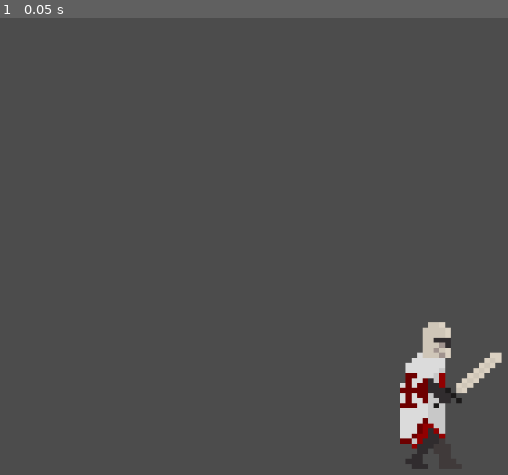
Above: before the commit, frame 1.
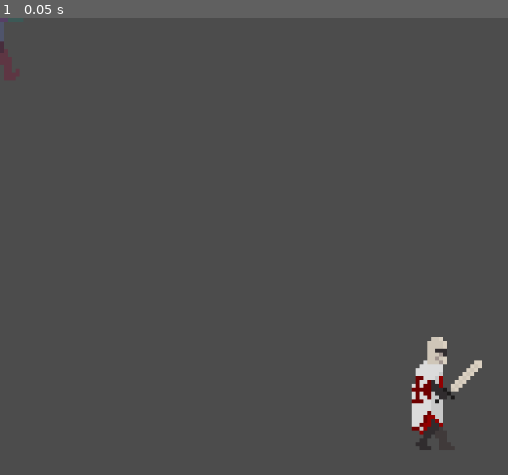
Above: after the commit, the same moment.

Repository: imav97/GMTK2021
Game: Godot game, scene res://Stage.tscn
Same seed, same stepped clock (60 frames per second), same inputs: the game is played once before the commit and once after it. The project has no main scene, so this scene is started directly.
Inputs:
- Up to frame 1 (0.05 s): no input

The runs differ from the first frame. In frame 1, 2.0% of the frame differs, in the area x 0-99%, y 0-99%.

Commit message:
Add TODOs

Diff:
--- a/gmtk2021/BaseZombie.gd
+++ b/gmtk2021/BaseZombie.gd
@@ -1,6 +1,7 @@
 extends KinematicBody2D
 
-const ACCELERATION: int = 1200
+const ACCELERATION: int = 5
+const DETECTION_RANGE: int = 60000
 
 var target: KinematicBody2D
 var is_chasing: bool = false
@@ -9,15 +10,6 @@
 	target = character
 
 func _physics_process(delta: float) -> void:
-	if is_chasing:
-		var direction: Vector2 = self.position.direction_to(target.position)
-		var speed: Vector2 = direction * ACCELERATION
-		move_and_slide(speed, Vector2.UP)
-
-
-func _on_PlayerDetection_body_entered(body: PhysicsBody2D) -> void:
-	is_chasing = true
-
-
-func _on_PlayerDetection_body_exited(body: PhysicsBody2D) -> void:
-	is_chasing = false
+	if self.position.distance_squared_to(target.position) < DETECTION_RANGE:
+		# TODO: Move towards target character
+		pass
--- a/gmtk2021/BaseZombie.tscn
+++ b/gmtk2021/BaseZombie.tscn
@@ -23,10 +23,8 @@
 "values": [ 0, 1, 2, 3 ]
 }
 
-[sub_resource type="CircleShape2D" id=3]
-radius = 32.0
-
 [node name="BaseZombie" type="KinematicBody2D"]
+scale = Vector2( 5, 5 )
 script = ExtResource( 1 )
 
 [node name="Sprite" type="Sprite" parent="."]
@@ -39,11 +37,3 @@
 
 [node name="AnimationPlayer" type="AnimationPlayer" parent="."]
 anims/walk = SubResource( 1 )
-
-[node name="PlayerDetection" type="Area2D" parent="."]
-collision_mask = 2
-
-[node name="CollisionShape2D" type="CollisionShape2D" parent="PlayerDetection"]
-shape = SubResource( 3 )
-[connection signal="body_entered" from="PlayerDetection" to="." method="_on_PlayerDetection_body_entered"]
-[connection signal="body_exited" from="PlayerDetection" to="." method="_on_PlayerDetection_body_exited"]
--- a/gmtk2021/KeyboardCharacter.tscn
+++ b/gmtk2021/KeyboardCharacter.tscn
@@ -24,6 +24,7 @@
 extents = Vector2( 5.93268, 15.9614 )
 
 [node name="KeyboardMovement" type="KinematicBody2D"]
+collision_layer = 2
 script = ExtResource( 1 )
 
 [node name="AnimationPlayer" type="AnimationPlayer" parent="."]
--- a/gmtk2021/MouseCharacter.gd
+++ b/gmtk2021/MouseCharacter.gd
@@ -19,7 +19,7 @@
 		var delta_y: float = final_mouse_position.y - initial_mouse_position.y
 
 		if abs(delta_x) < 5 and abs(delta_y) < 5:
-			print("tap")
+			_fire_projectile(self.position.direction_to(final_mouse_position))
 			return
 
 		#choosing whether swipe was a horizontal or a vertical swipe
@@ -31,11 +31,11 @@
 				attack_direction = Vector2.LEFT
 
 
-func _physics_process(delta):
-	movement_loop(delta)
+func _physics_process(delta: float):
+	_movement_loop(delta)
 
 
-func movement_loop(delta):
+func _movement_loop(delta: float):
 	var direction: Vector2 = Vector2.ZERO
 
 	if Input.is_mouse_button_pressed(BUTTON_RIGHT):
@@ -55,3 +55,13 @@
 		$AnimationPlayer.stop()
 
 	move_and_slide(speed, Vector2.UP)
+
+
+func _fire_projectile(direction: Vector2):
+	# TODO: Add to root a projectile moving towards the given direction
+	pass
+
+
+func _slash_attack():
+	# TODO: Do damage in the melee range of the attack_direction
+	pass
--- a/gmtk2021/MouseCharacter.tscn
+++ b/gmtk2021/MouseCharacter.tscn
@@ -24,7 +24,7 @@
 extents = Vector2( 7.63687, 14.7958 )
 
 [node name="MouseCharacter" type="KinematicBody2D"]
-scale = Vector2( 7.18842, 6.48964 )
+scale = Vector2( 5, 5 )
 collision_layer = 2
 script = ExtResource( 2 )
 
--- a/gmtk2021/Stage.gd
+++ b/gmtk2021/Stage.gd
@@ -7,6 +7,7 @@
 
 func _process(delta: float) -> void:
 	if enemies.get_child_count() <= 0:
+		# TODO: Add stage switch animations
 		_spawn_wave()
 
 
--- a/gmtk2021/project.godot
+++ b/gmtk2021/project.godot
@@ -7,6 +7,11 @@
 ;   param=value ; assign values to parameters
 
 config_version=4
+
+_global_script_classes=[  ]
+_global_script_class_icons={
+
+}
 
 [application]
 
Not shown: 1 places in gmtk2021/BaseZombie.tscn that only renumber resources
